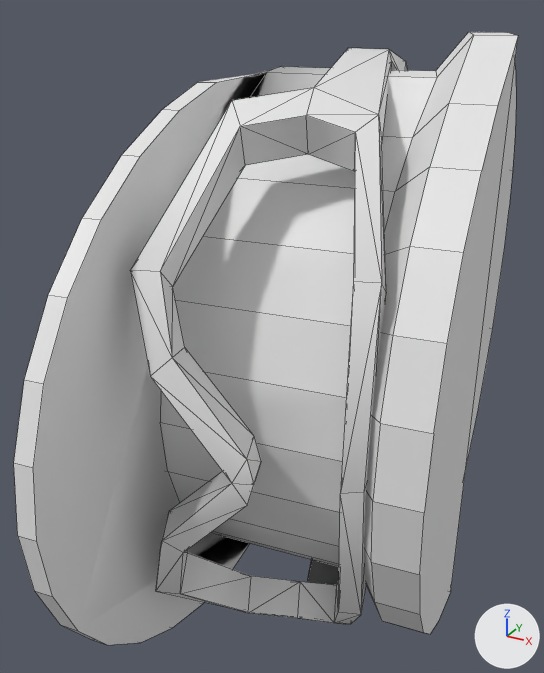
What one commit did to the FBX model models_X/Static/clothes/m_soldiercap.fbx.
Both versions are drawn from a 50 mm lens placed at (0.002058, -0.001766, 0.000815), pointed at (0.001179, -0.000168, 0.000016). The lights are fixed; the arrows at lower right show +X, +Y and +Z. Mesh edges are drawn as thin lines.

Before the edit, the objects in view are built like this:
```python
me_circle_001 = bpy.data.meshes.new('Circle.001')
me_circle_001.from_pydata(...)  # 250 vertices, 307 faces; spans x 0.00097..0.00177, y -0.00108..0.00095, z -0.00073..0.00076
ob_commander_cap_001 = bpy.data.objects.new('Commander Cap.001', me_circle_001)
ob_commander_cap_001.location = (0.0, 0.0, 0.0)
```
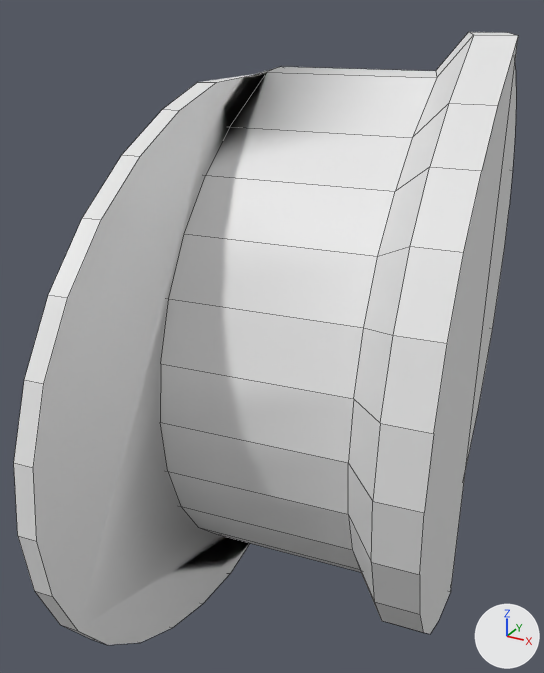
What differs and where, as boxes (x1, y1, x2, y2) in the pictures (544 x 673 px):
part 1 of me_circle_001, deleted: before (130, 48, 407, 624)

Edits to the bpy script that builds the scene:
```text
Change me_circle_001:
    where me_circle_001.from_pydata(...)  # 250 vertices, 307 faces; spans x 0.00097..0.00177, y -0.00108..0.00095, z -0.00073..0.00076
    used by ob_commander_cap_001; location = (0.0, 0.0, 0.0)
    me_circle_001 part 1: the loose piece of 88 vertices spanning x 0.00107..0.00167, y -0.00082..0.00089, z -0.00068..0.00071 is deleted
```
